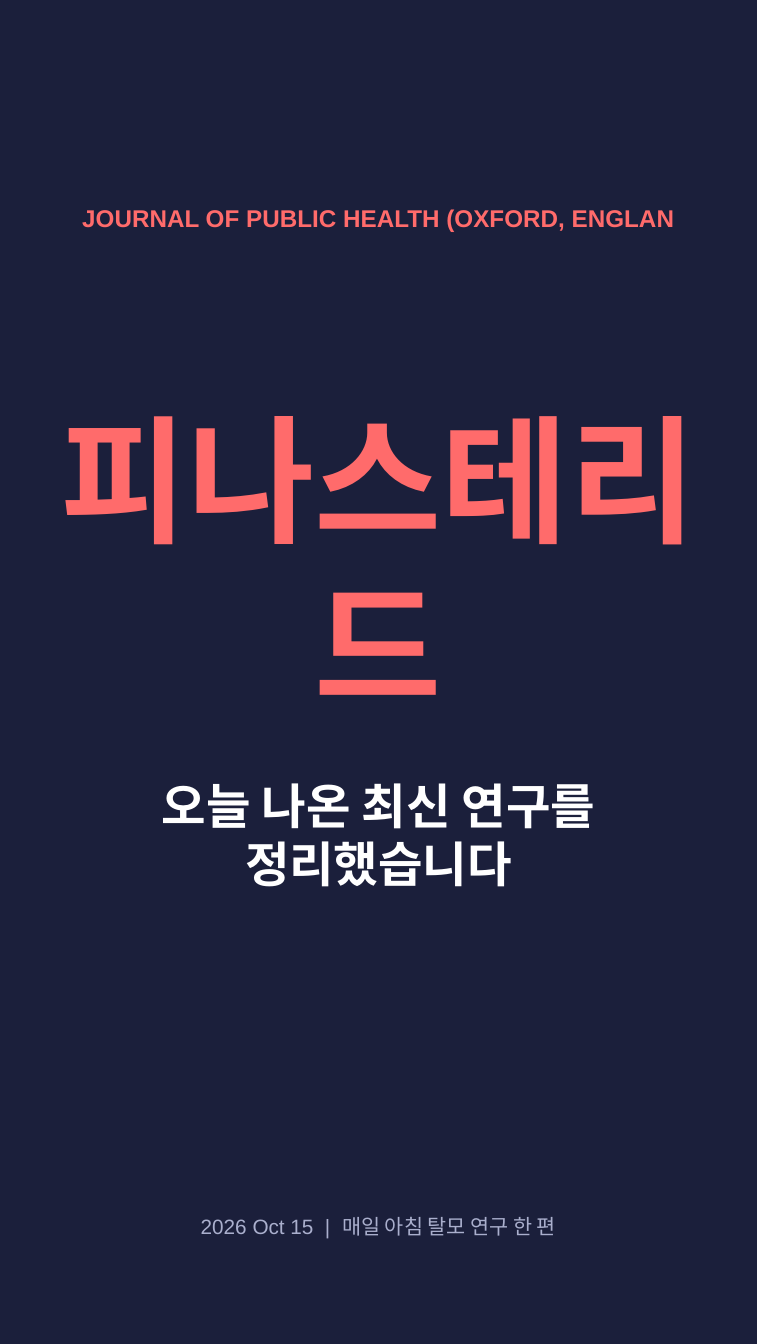
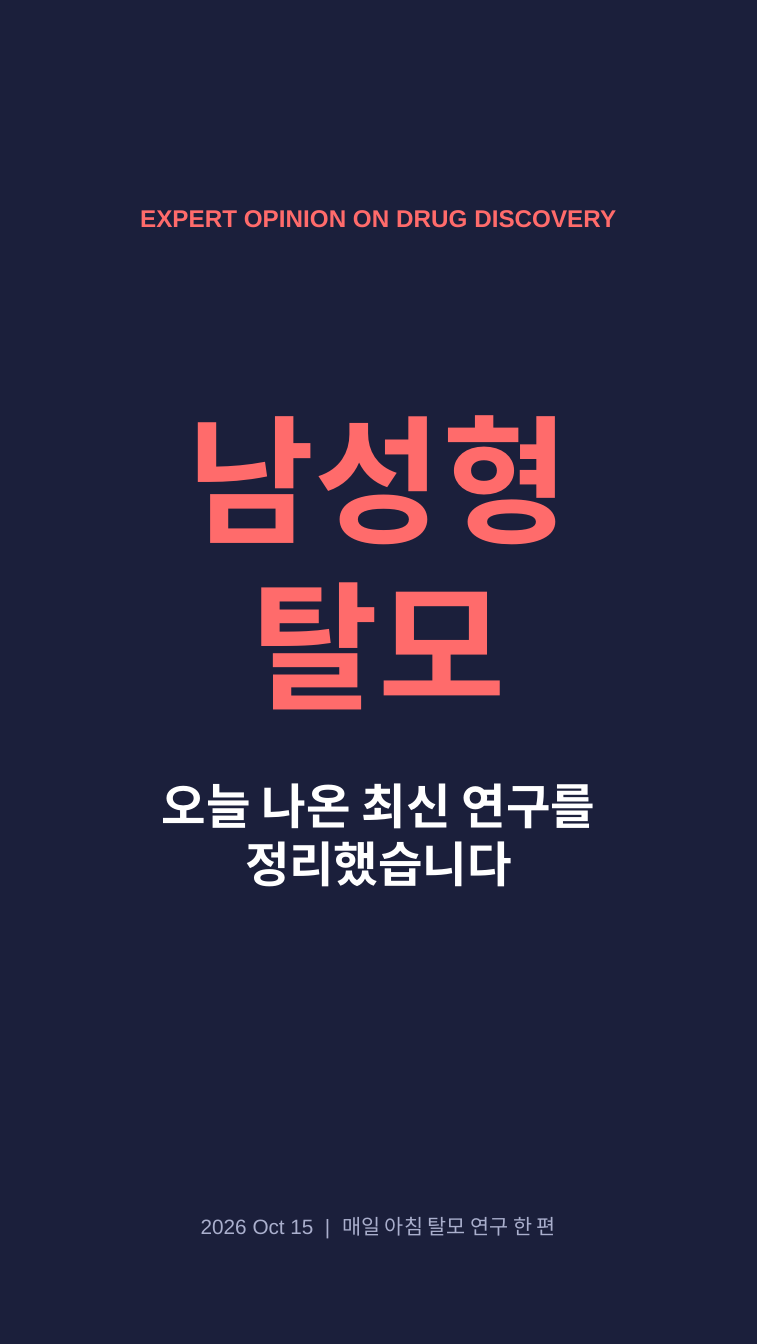
Before and after one commit to hyokang2010-BJ-ANTH/product-builder-test, a slide deck: slide 1 of pwa/data/latest/slides.pptx. Drawn at 757x1344 pixels with LibreOffice and Linux fonts; fonts in the diff are those of the drawing. Boxes give left, top, right and bottom in pixels: in the first picture for what was removed or moved away, otherwise in the second. Text is boxed around its words. In the diff, an @@ line names an element or a change of style, - is before the commit and + after.

```diff
--- a/pwa/data/latest/slides.pptx
+++ b/pwa/data/latest/slides.pptx
@@ text at box(140, 210, 616, 228): text changed @@
-JOURNAL OF PUBLIC HEALTH (OXFORD, ENGLAN
+EXPERT OPINION ON DRUG DISCOVERY
@@ text at box(187, 415, 569, 710): text changed @@
-피나스테리드
+남성형 탈모
```
Also in this commit, not shown: 1 other slide changed, 5 slides added, 4 slides removed, 26 other files.
